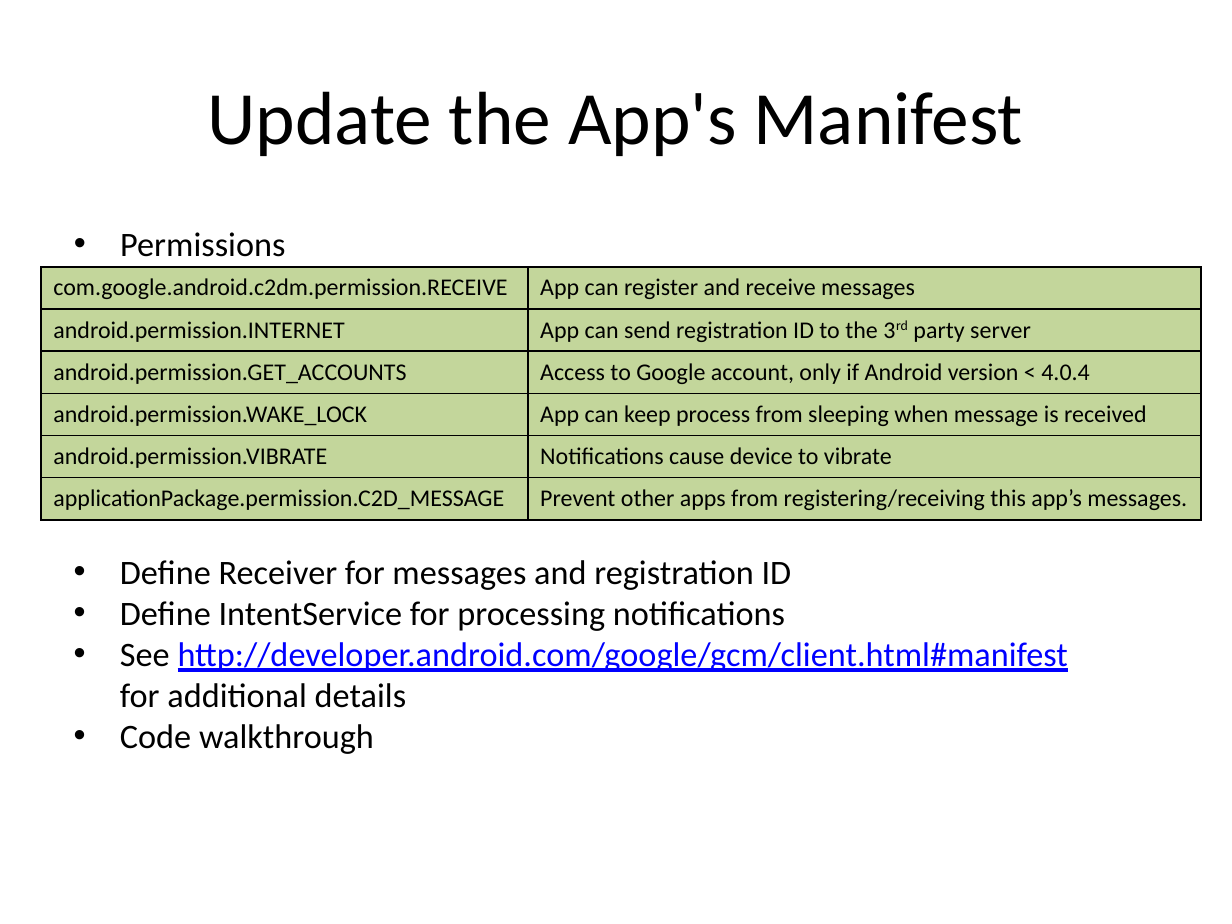
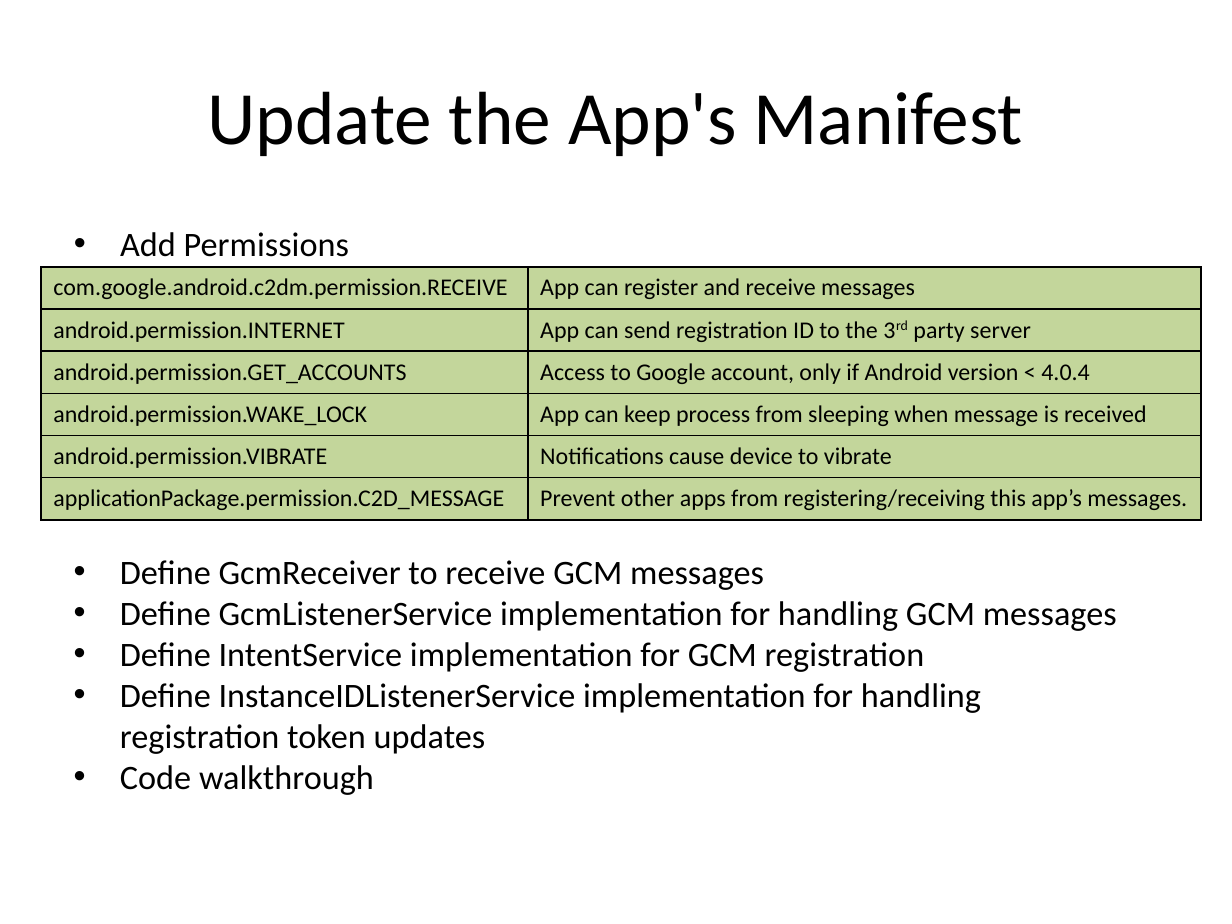
Before and after one commit to LeadingEDJE/MobilePushNotification, a slide deck: slide 14 of Implementing Push Notification in Android.pptx (slide 19 before the commit). Drawn at 1232x924 pixels with LibreOffice and Linux fonts; fonts in the diff are those of the drawing; background and template pictures are left out. Boxes give left, top, right and bottom in pixels: in the first picture for what was removed or moved away, otherwise in the second. Text is boxed around its words. In the diff, an @@ line names an element or a change of style, - is before the commit and + after.

```diff
--- a/Implementing Push Notification in Android.pptx
+++ b/Implementing Push Notification in Android.pptx
@@ text at (120,232,349,257): text changed @@
-• Permissions
+• Add Permissions
@@ text at (120,560,1117,754): text changed @@
-• Define Receiver for messages and registration ID
-• Define IntentService for processing notifications
-• See http://developer.android.com/google/gcm/client.html#manifest
-  for additional details
+• Define GcmReceiver to receive GCM messages
+• Define GcmListenerService implementation for handling GCM messages
+• Define IntentService implementation for GCM registration
+• Define InstanceIDListenerService implementation for handling registration token updates
```
Also in this commit, not shown: 9 other slides changed, 2 slides added, 2 slides removed.
